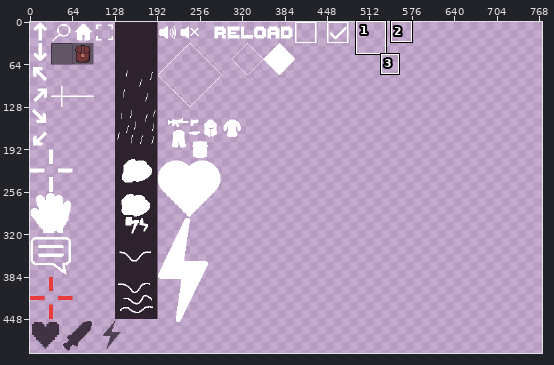
Sprite sheet, stored at gamestream_flutter/images/atlas-icons.png. The picture above shows the old version from afar; the outline marks the close-up.
Close-up. Before the commit:
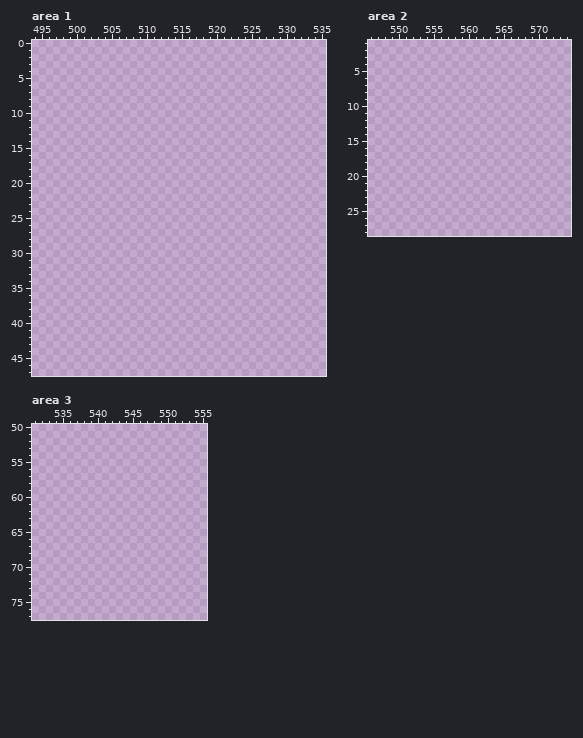
The file is 1024x1024 pixels. Shown: area 1: x 494..535, y 0..47; area 2: x 546..574, y 1..28; area 3: x 531..555, y 50..77. The wide view leaves out empty margins. The commit also changed other parts of the picture, which this record leaves out.
Palette (. is transparent): 
Now the later version:
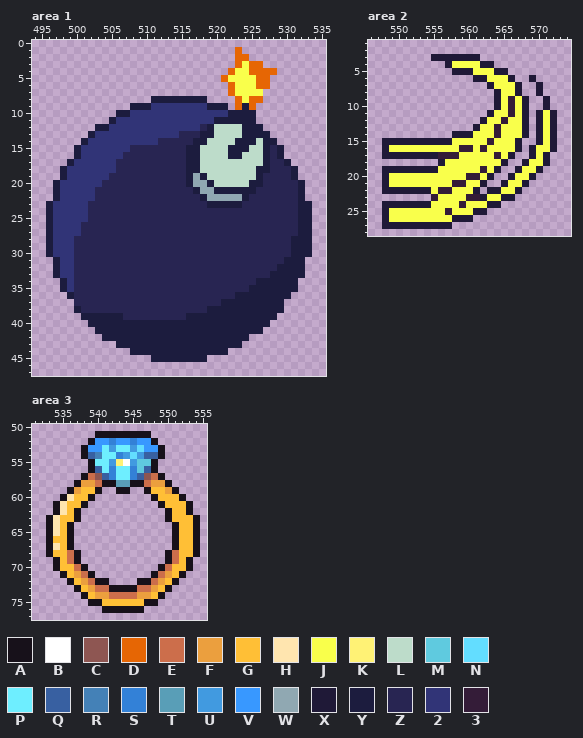
Colours new in this view: A #17111a  B #ffffff  C #8e5652  D #e66604  E #cc6e4b  F #eb9f3e  G #ffbf36  H #ffe5af  J #f9ff4b  K #fff275  L #bddcca  M #5fcadf  N #63ddff  P #6eeeff  Q #3860a1  R #4481b7  S #3381d7  T #599eb7  U #419ae0  V #3898ff  W #90a8b2  X #1f1937  Y #1c1c3e  Z #282552  2 #313477  3 #341c38
Edits made:
Area 1:
y 1: x 523 . -> D
y 2: x 523..524 .. -> DD
y 3: x 523..526 .... -> DJDD
y 4: x 522..528 ....... -> DJJDDDD
y 5: x 521..527 ....... -> DJJJJDD
y 6: x 522..527 ...... -> DJJJDD
y 7: x 522..526 ..... -> DJJJJ
y 8: x 511..518 ........ -> YYYYYYYY; x 523..526 .... -> DJDD
y 9: x 508..521 .............. -> YYY22222222YYY; x 523..525 ... -> DYD
y 10: x 506..525 .................... -> YY22222222222222YYYY
y 11: x 505..525 ..................... -> Y22222222222222YYYYYY
y 12: x 503..526 ........................ -> YY2222222222222ZYLLLLYYY
y 13: x 502..527 .......................... -> Y222222222222ZZZYYLLLLYYYY
y 14: x 501..528 ............................ -> Y2222222222ZZZZZYYLLLLYYYLYY
y 15: x 500..529 .............................. -> Y2222222ZZZZZZZZYYLLLLYYYLLYZY
y 16: x 500..529 .............................. -> Y222222ZZZZZZZZZYYLLLLYYLLLYZY
y 17: x 499..530 ................................ -> Y222222ZZZZZZZZZZYYLLLLLLLLLYZZY
y 18: x 498..531 .................................. -> Y2222222ZZZZZZZZZZYYLLLLLLLLYYZZZY
y 19: x 498..531 .................................. -> Y222222ZZZZZZZZZZZYWYLLLLLLLYZZZZY
y 20: x 497..532 .................................... -> Y222222ZZZZZZZZZZZZYWWYLLLLLYYZZZZZY
y 21: x 497..532 .................................... -> Y22222ZZZZZZZZZZZZZZYWWYYYYYYZZZZZZY
y 22: x 497..532 .................................... -> Y22222ZZZZZZZZZZZZZZZYWWWWWYZZZZZZZY
y 23: x 496..533 ...................................... -> Y22222ZZZZZZZZZZZZZZZZZYYYYYZZZZZZZZYY
y 24..25: x 496..533 ...................................... -> Y22222ZZZZZZZZZZZZZZZZZZZZZZZZZZZZZZYY
y 26..27: x 496..533 ...................................... -> Y2222ZZZZZZZZZZZZZZZZZZZZZZZZZZZZZZZYY
y 28..30: x 496..533 ...................................... -> Y222ZZZZZZZZZZZZZZZZZZZZZZZZZZZZZZZYYY
y 31: x 497..532 .................................... -> Y22ZZZZZZZZZZZZZZZZZZZZZZZZZZZZZZYYY
y 32: x 497..532 .................................... -> Y22ZZZZZZZZZZZZZZZZZZZZZZZZZZZZZYYYY
y 33: x 497..532 .................................... -> Y22ZZZZZZZZZZZZZZZZZZZZZZZZZZZZYYYYY
y 34: x 498..531 .................................. -> Y2ZZZZZZZZZZZZZZZZZZZZZZZZZZYYYYYY
y 35: x 498..531 .................................. -> Y2ZZZZZZZZZZZZZZZZZZZZZZZZZYYYYYYY
y 36: x 499..530 ................................ -> YZZZZZZZZZZZZZZZZZZZZZZZYYYYYYYY
y 37: x 500..529 .............................. -> ZZZZZZZZZZZZZZZZZZZZZYYYYYYYYY
y 38: x 500..529 .............................. -> YZZZZZZZZZZZZZZZZZZYYYYYYYYYYY
y 39: x 501..528 ............................ -> YYYYYYZZZZZZZZZYYYYYYYYYYYYY
y 40: x 502..527 .......................... -> YYYYYYYYYYYYYYYYYYYYYYYYYY
y 41: x 503..526 ........................ -> YYYYYYYYYYYYYYYYYYYYYYYY
y 42: x 504..524 ..................... -> YYYYYYYYYYYYYYYYYYYYY
y 43: x 506..523 .................. -> YYYYYYYYYYYYYYYYYY
y 44: x 508..521 .............. -> YYYYYYYYYYYYYY
y 45: x 511..518 ........ -> YYYYYYYY
Area 2:
y 3: x 555..561 ....... -> XXXXXXX
y 4: x 557..563 ....... -> XJJJJXX
y 5: x 558..565 ........ -> XXXJJJXX
y 6: x 561..566 ...... -> XXJJJX; x 569 . -> X
y 7: x 563..567 ..... -> XJJJX; x 570 . -> X
y 8: x 564..567 .... -> XJJX; x 570 . -> X
y 9..10: x 564..568 ..... -> XJ3JX; x 571 . -> X
y 11: x 563..568 ...... -> XJJ3JX; x 570..572 ... -> XJX
y 12: x 562..568 ....... -> XJJ3JJX; x 570..572 ... -> XJX
y 13: x 561..568 ........ -> XJJ3JJJX; x 570..572 ... -> XJX
y 14: x 558..568 ........... -> XXXJJJ3JJJX; x 570..572 ... -> XJX
y 15: x 548..567 .................... -> XXXXXXXXXXJJJJJ3JJJX; x 570..572 ... -> XJX
y 16: x 548..567 .................... -> XJJJJJJJJJJ33J3JJJJX; x 569..572 .... -> XJJX
y 17: x 548..566 ................... -> XXXXXXXX333JJJJJ3JX; x 569..571 ... -> XJX
y 18: x 556..565 .......... -> XJJJJJJJJX; x 568..571 .... -> XJJX
y 19: x 548..564 ................. -> XXXXXXXXJJJJJJ3JX; x 567..570 .... -> XJJX
y 20: x 548..563 ................ -> XJJJJJJJJJJJ33JX; x 566..569 .... -> XJJX
y 21: x 548..562 ............... -> XJJJJJJJJJ33JJX; x 565..568 .... -> XJJX
y 22: x 548..561 .............. -> XXXXXXXJ33JJJX; x 563..567 ..... -> XXJJX
y 23: x 555..566 ............ -> 3JJJJ33XJJXX
y 24: x 548..564 ................. -> XXXXXXXJJJJ3JJJXX
y 25: x 548..562 ............... -> XJJJJJJJJ3JJJXX
y 26: x 548..560 ............. -> XJJJJJJJJJXXX
y 27: x 548..557 .......... -> XXXXXXXXXX
Area 3:
y 51: x 540..547 ........ -> AAAAAAAA
y 52: x 539..548 .......... -> AVVSVVSVVA
y 53: x 538..549 ............ -> AVVPUPPUNVVA
y 54: x 538..549 ............ -> AQRPPSUNUQQA
y 55: x 539..548 .......... -> APPUKBUMMA
y 56: x 539..548 .......... -> AQPSPPSMQA
y 57: x 538..549 ............ -> AECQSPPSQCEA
y 58: x 537..550 .............. -> AFFEAATTAAEFFA
y 59: x 536..540 ..... -> AFGGA; x 543..544 .. -> AA; x 547..551 ..... -> AGGFA
y 60: x 535..539 ..... -> AHGGA; x 548..552 ..... -> AGGGA
y 61: x 534..538 ..... -> AHGGA; x 549..553 ..... -> AGGGA
y 62: x 534..537 .... -> AHGA; x 550..553 .... -> AGGA
y 63: x 533..537 ..... -> AHGGA; x 550..554 ..... -> AGGGA
y 64..65: x 533..536 .... -> AHGA; x 551..554 .... -> AGGA
y 66: x 533..536 .... -> AGGA; x 551..554 .... -> AGGA
y 67: x 533..536 .... -> AHGA; x 551..554 .... -> AGGA
y 68: x 533..537 ..... -> AGGEA; x 550..554 ..... -> AEGGA
y 69: x 534..537 .... -> AGEA; x 550..553 .... -> AEGA
y 70: x 534..538 ..... -> AGGEA; x 549..553 ..... -> AEGGA
y 71: x 535..539 ..... -> AGFEA; x 548..552 ..... -> AEFGA
y 72: x 536..541 ...... -> AGFEAA; x 546..551 ...... -> AAEFGA
y 73: x 537..550 .............. -> AGFEEAAAAEEFGA
y 74: x 538..549 ............ -> AGFFEEEEFFGA
y 75: x 539..548 .......... -> AAGGGGGGAA
y 76: x 541..546 ...... -> AAAAAA
